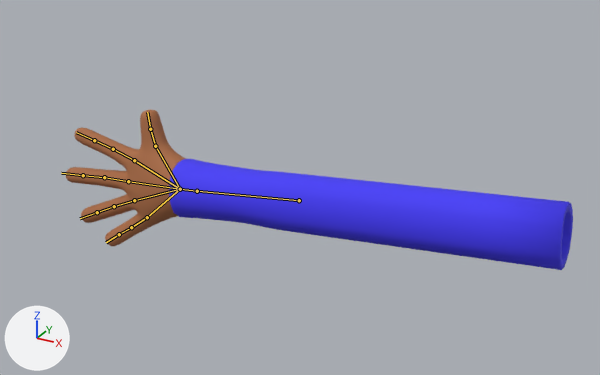
Before and after pictures for a commit that changed the glTF model prototype-2/in-the-shadows-p2/hand/hand_model.glb.
The view is the same before and after, from a 50 mm camera at (12.98, -15.66, 8.83) aimed at (4.18, 0.35, 0.82). Every picture has the same lights, and +X, +Y and +Z are marked at lower left. The picture after the commit comes second. Both versions are drawn at frame 58 of the action 'intro_left'; the numbers are the values there. The bones that bend it are drawn over the model as lines.

The first picture shows 'Hand_01.001', 'Sleeve.002'.
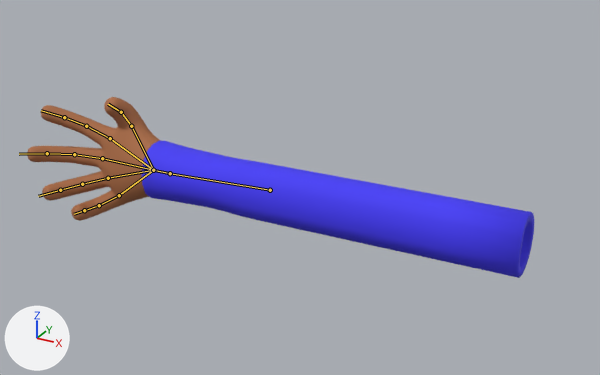
What the commit changed:
Bone 'Bone' (bone_bone) moves from (0.03, 0.14, 0.0) to (0.17, 0.93, 0.0).
Bone 'Bone' (bone_bone) turns from (1, 10, 4) to (1, 10, -1) degrees about its own x, y and z.
Bone 'Bone.007' (bone_bone_007) turns from (3, 0, -11) to (27, 0, 0) degrees about its own x, y and z.
Bone 'Bone.008' (bone_bone_008) turns from (3, 0, -11) to (27, 0, 0) degrees about its own x, y and z.
Bone 'Bone.009' (bone_bone_009) turns from (1, 0, 0) to (10, 0, 0) degrees about its own x, y and z.
Bone 'Bone.010' (bone_bone_010) turns from (1, 0, 0) to (10, 0, 0) degrees about its own x, y and z.
Bone 'Bone.011' (bone_bone_011) turns from (1, 0, 0) to (10, 0, 0) degrees about its own x, y and z.
Bone 'Bone.012' (bone_bone_012) turns from (2, 0, 0) to (17, 0, 0) degrees about its own x, y and z.
Bone 'Bone.013' (bone_bone_013) turns from (2, 0, 0) to (17, 0, 0) degrees about its own x, y and z.
Bone 'Bone.014' (bone_bone_014) turns from (2, 0, 0) to (17, 0, 0) degrees about its own x, y and z.
Bone 'Bone.015' (bone_bone_015) turns from (3, 0, 0) to (20, 0, 0) degrees about its own x, y and z.
Bone 'Bone.016' (bone_bone_016) turns from (3, 0, 0) to (20, 0, 0) degrees about its own x, y and z.
Bone 'Bone.017' (bone_bone_017) turns from (3, 0, 0) to (20, 0, 0) degrees about its own x, y and z.
Bone 'Bone.018' (bone_bone_018) turns from (7, 0, 0) to (31, 0, 0) degrees about its own x, y and z.
Bone 'Bone.019' (bone_bone_019) turns from (7, 0, 0) to (31, 0, 0) degrees about its own x, y and z.
Bone 'Bone.020' (bone_bone_020) turns from (7, 0, 0) to (31, 0, 0) degrees about its own x, y and z.

Changed parts and their boxes (x1, y1, x2, y2) in the pictures (600 x 375 px):
'Sleeve.002', posed (23% taller)
    before: (169, 159, 573, 270)
    after: (142, 141, 534, 278)
'Hand_01.001', posed (12% wider, 9% shorter)
    before: (66, 109, 186, 246)
    after: (27, 97, 161, 221)
bone 'Bone', root to tip
    before: (299, 200) to (197, 191)
    after: (270, 190) to (170, 173)
bone 'Bone.007', root to tip
    before: (155, 146) to (150, 129)
    after: (131, 126) to (121, 112)
bone 'Bone.008', root to tip
    before: (150, 129) to (147, 112)
    after: (121, 112) to (108, 104)
bone 'Bone.009', root to tip
    before: (134, 160) to (113, 149)
    after: (110, 138) to (86, 126)
bone 'Bone.010', root to tip
    before: (113, 149) to (94, 140)
    after: (86, 126) to (64, 117)
bone 'Bone.011', root to tip
    before: (94, 140) to (76, 132)
    after: (64, 117) to (41, 110)
bone 'Bone.012', root to tip
    before: (128, 181) to (104, 177)
    after: (102, 158) to (74, 154)
bone 'Bone.013', root to tip
    before: (104, 177) to (83, 175)
    after: (74, 154) to (47, 153)
bone 'Bone.014', root to tip
    before: (83, 175) to (61, 173)
    after: (47, 153) to (19, 154)
bone 'Bone.015', root to tip
    before: (134, 200) to (114, 206)
    after: (108, 178) to (82, 184)
bone 'Bone.016', root to tip
    before: (114, 206) to (97, 212)
    after: (82, 184) to (60, 190)
bone 'Bone.017', root to tip
    before: (97, 212) to (80, 218)
    after: (60, 190) to (38, 196)
bone 'Bone.018', root to tip
    before: (147, 217) to (131, 227)
    after: (119, 195) to (99, 205)
bone 'Bone.019', root to tip
    before: (131, 227) to (119, 234)
    after: (99, 205) to (84, 210)
bone 'Bone.020', root to tip
    before: (119, 234) to (106, 242)
    after: (84, 210) to (74, 214)
